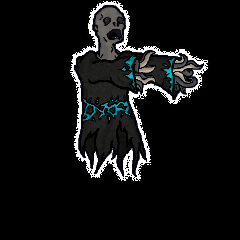
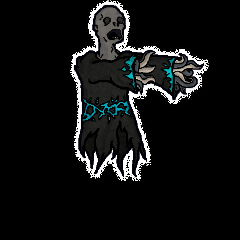
Two versions of the same layered image (240×240). Layer-by-layer changes:
painted on "diffuse" over [72, 0, 209, 179]
